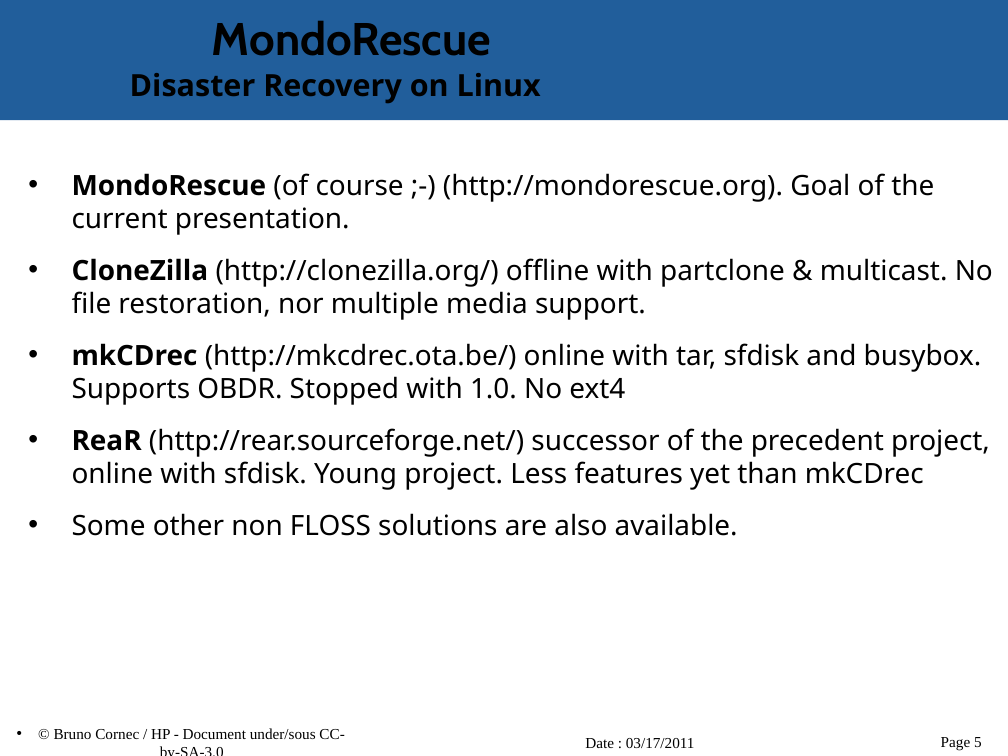
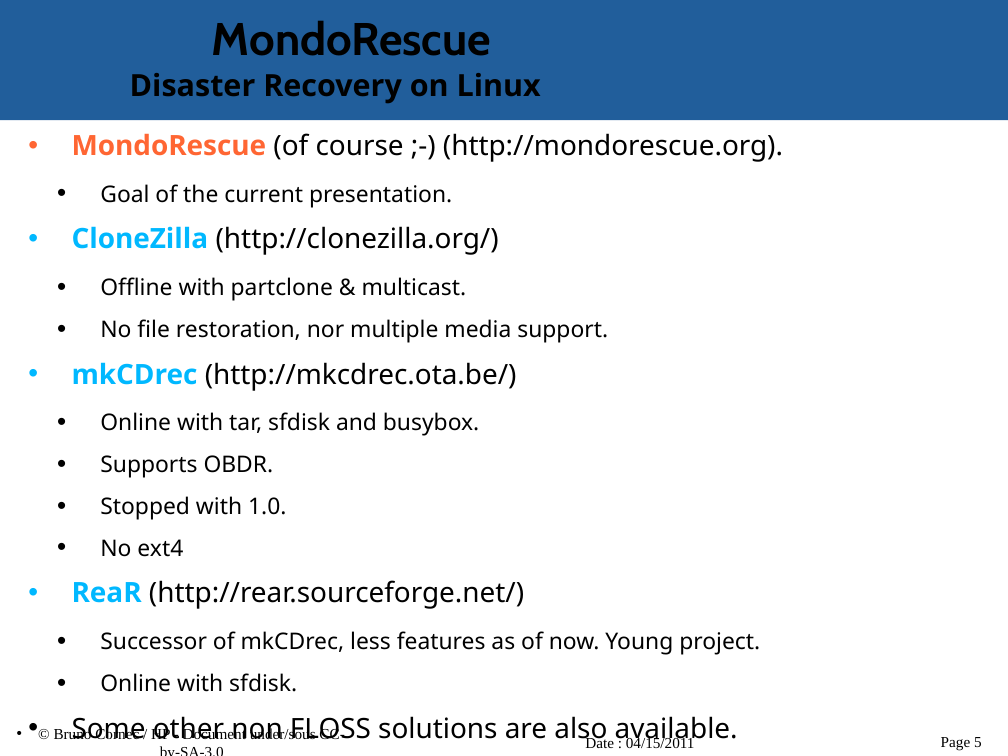
Before and after one commit to vir/mondo-rescue, a slide deck: slide 5 of mondo-doc/mondo-presentation.odp. Drawn at 1008x756 pixels with LibreOffice and Linux fonts; fonts in the diff are those of the drawing; background and template pictures are left out. Boxes give left, top, right and bottom in pixels: in the first picture for what was removed or moved away, otherwise in the second. Text is boxed around its words. In the diff, an @@ line names an element or a change of style, - is before the commit and + after.

Commit message:
- Update Mondo Presentation with TOS improvements

```diff
--- a/mondo-doc/mondo-presentation.odp
+++ b/mondo-doc/mondo-presentation.odp
@@ text "MondoRescue (of course ;-) (http://mondorescue.org).": place and size @@
-text "MondoRescue (of course ;-) (http://mondorescue.org)." at [72, 173, 993, 536]
+text "MondoRescue (of course ;-) (http://mondorescue.org)." at [72, 133, 783, 745]
@@ text at [72, 133, 783, 692]: text changed; size 22 to 18 pt @@
-• MondoRescue (of course ;-) (http://mondorescue.org). Goal of the current presentation.
-• CloneZilla (http://clonezilla.org/) offline with partclone & multicast. No file restoration, nor multiple media support.
-• mkCDrec (http://mkcdrec.ota.be/) online with tar, sfdisk and busybox. Supports OBDR. Stopped with 1.0. No ext4
-• ReaR (http://rear.sourceforge.net/) successor of the precedent project, online with sfdisk. Young project. Less features yet than mkCDrec
+• MondoRescue (of course ;-) (http://mondorescue.org).
+  • Goal of the current presentation.
+• CloneZilla (http://clonezilla.org/)
+  • Offline with partclone & multicast.
+  • No file restoration, nor multiple media support.
+• mkCDrec (http://mkcdrec.ota.be/)
+  • Online with tar, sfdisk and busybox.
+  • Supports OBDR.
+  • Stopped with 1.0.
+  • No ext4
+• ReaR (http://rear.sourceforge.net/)
+  • Successor of mkCDrec, less features as of now. Young project.
+  • Online with sfdisk.
@@ text at [585, 736, 695, 748]: text changed @@
-Date : 03/17/2011
+Date : 04/15/2011
```
Also in this commit, not shown: 25 other slides changed.
